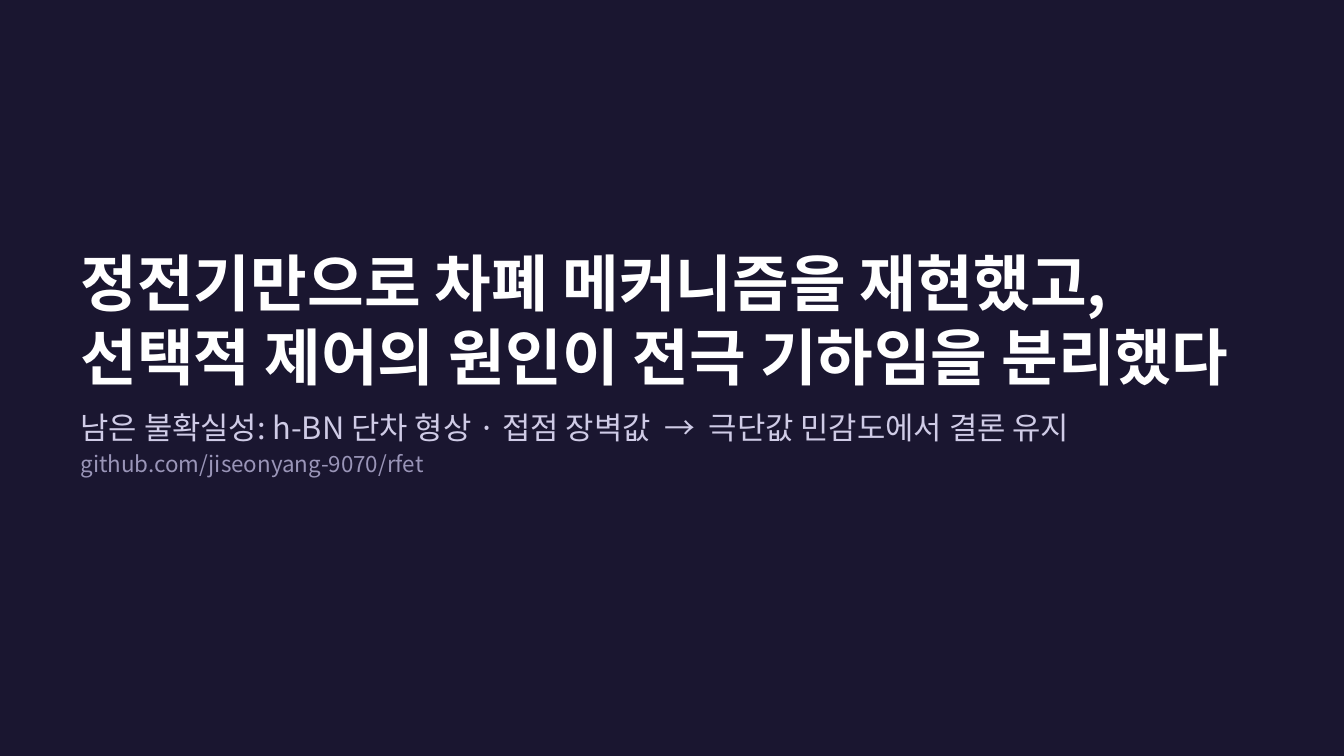
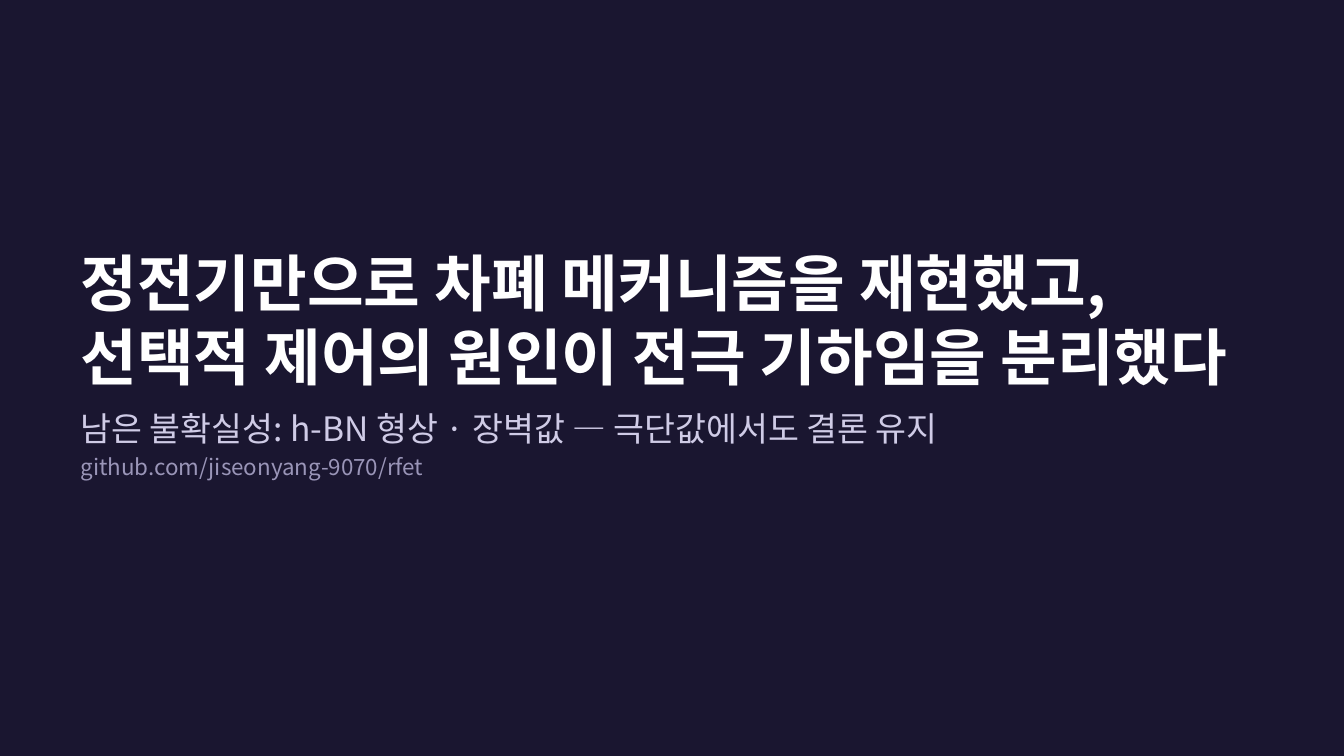
Before and after one commit to jiseonyang-9070/rfet, a slide deck: slide 18 of slides/WSe2_RFET_electrostatics.pptx. Drawn at 1344x756 pixels with LibreOffice and Linux fonts; fonts in the diff are those of the drawing. Boxes give left, top, right and bottom in pixels: in the first picture for what was removed or moved away, otherwise in the second. Text is boxed around its words. In the diff, an @@ line names an element or a change of style, - is before the commit and + after.

```diff
--- a/slides/WSe2_RFET_electrostatics.pptx
+++ b/slides/WSe2_RFET_electrostatics.pptx
@@ text at (81, 413, 938, 444): text changed; size 22 to 24 pt @@
-남은 불확실성: h-BN 단차 형상 · 접점 장벽값 → 극단값 민감도에서 결론 유지
+남은 불확실성: h-BN 형상 · 장벽값 — 극단값에서도 결론 유지
```
Also in this commit, not shown: 17 other slides changed, 1 other file.
